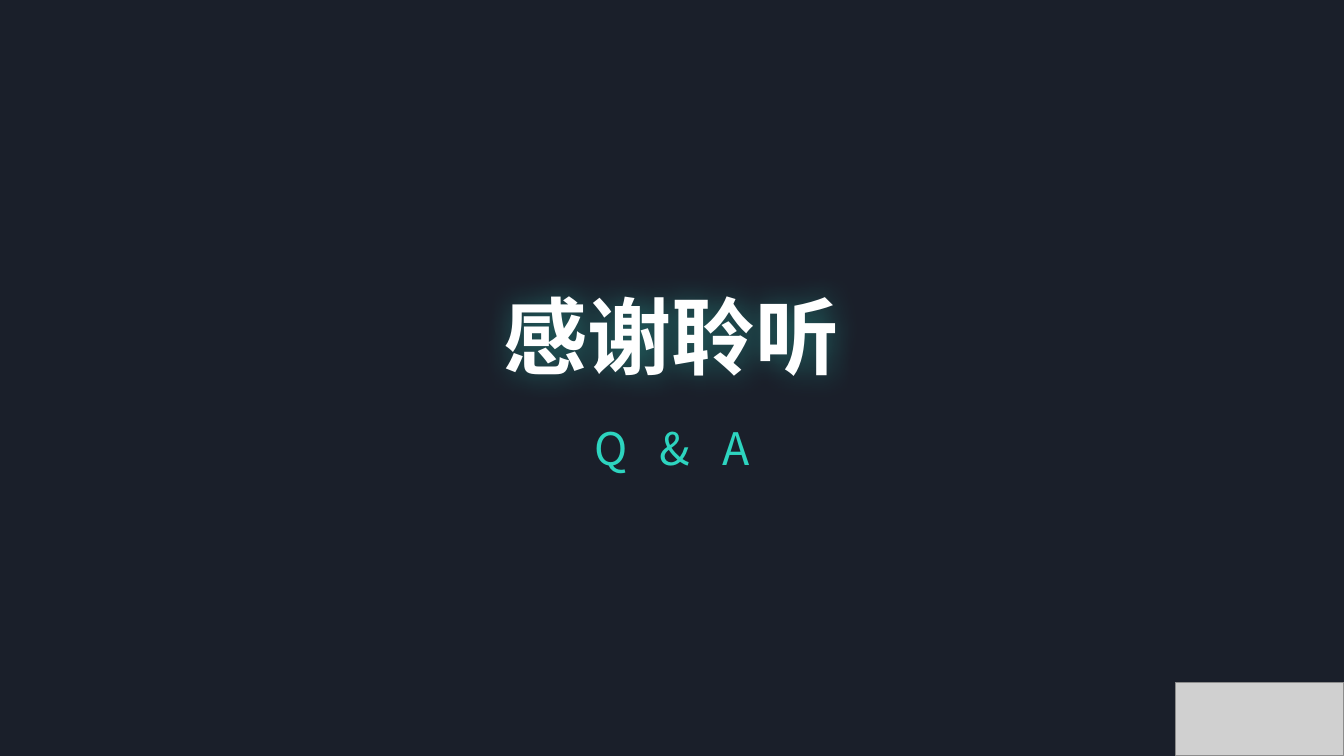
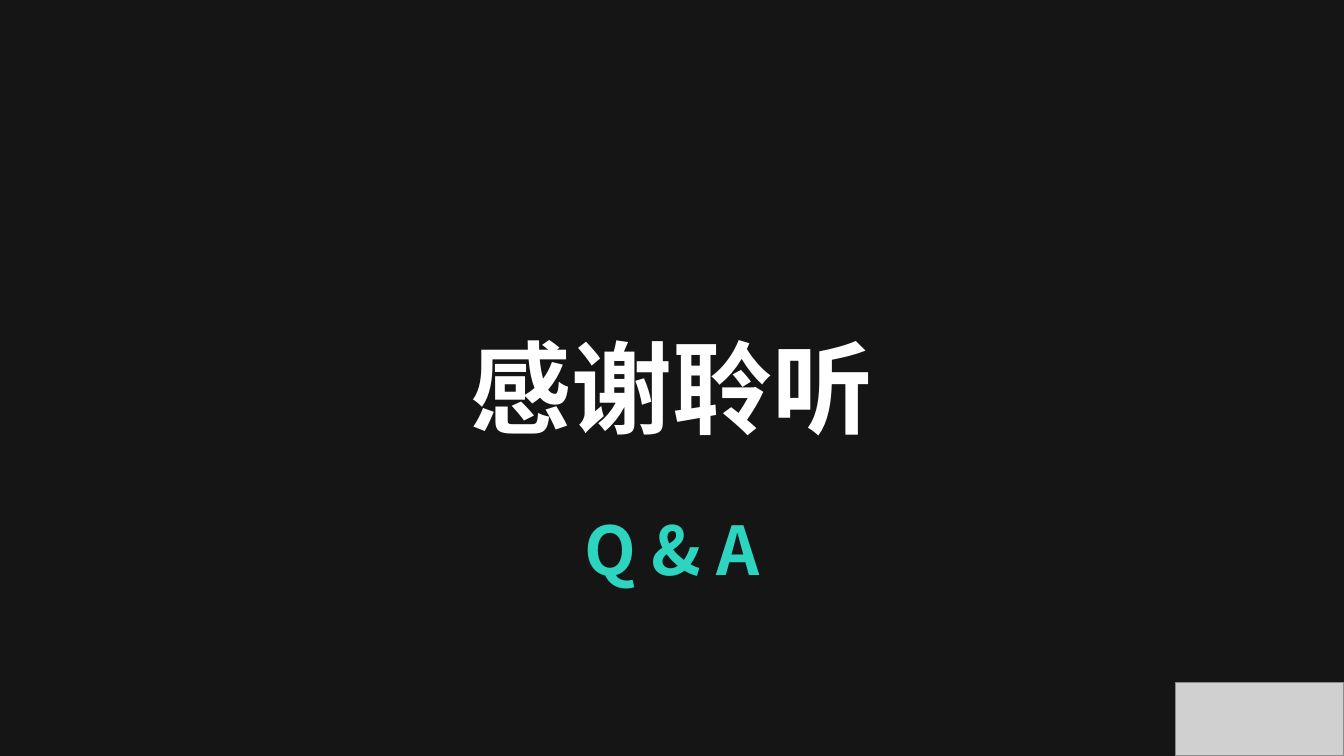
Before and after one commit to tppioneer/private_domain_knowledge_search, a slide deck: slide 31 of doc/pptx/私域知识赋能AI Coding工具.pptx (slide 26 before the commit). Drawn at 1344x756 pixels with LibreOffice and Linux fonts; fonts in the diff are those of the drawing; grey boxes stand for pictures; background and template pictures are left out; a plain dark background stands for a picture behind light text. Boxes give left, top, right and bottom in pixels: in the first picture for what was removed or moved away, otherwise in the second. Text is boxed around its words. In the diff, an @@ line names an element or a change of style, - is before the commit and + after.

```diff
--- a/doc/pptx/私域知识赋能AI Coding工具.pptx
+++ b/doc/pptx/私域知识赋能AI Coding工具.pptx
@@ rounded rectangle at (x1=0, y1=0, x2=1344, y2=756): fill #0F172A at 60% opacity to #000000 at 50% opacity @@
@@ text "感谢聆听" moved from (x1=504, y1=296, x2=840, y2=376) to (x1=470, y1=340, x2=873, y2=436) @@
@@ text "感谢聆听" at (x1=470, y1=340, x2=873, y2=436): size 60 to 72 pt @@
@@ text "Q & A" moved from (x1=594, y1=431, x2=749, y2=474) to (x1=584, y1=524, x2=759, y2=589) @@
@@ text "Q & A" at (x1=584, y1=524, x2=759, y2=589): size 32 to 48 pt, letter spacing 8 to 0 pt, bold on @@
```
Also in this commit, not shown: 2 other slides changed, 28 slides added, 23 slides removed, 11 other files.
